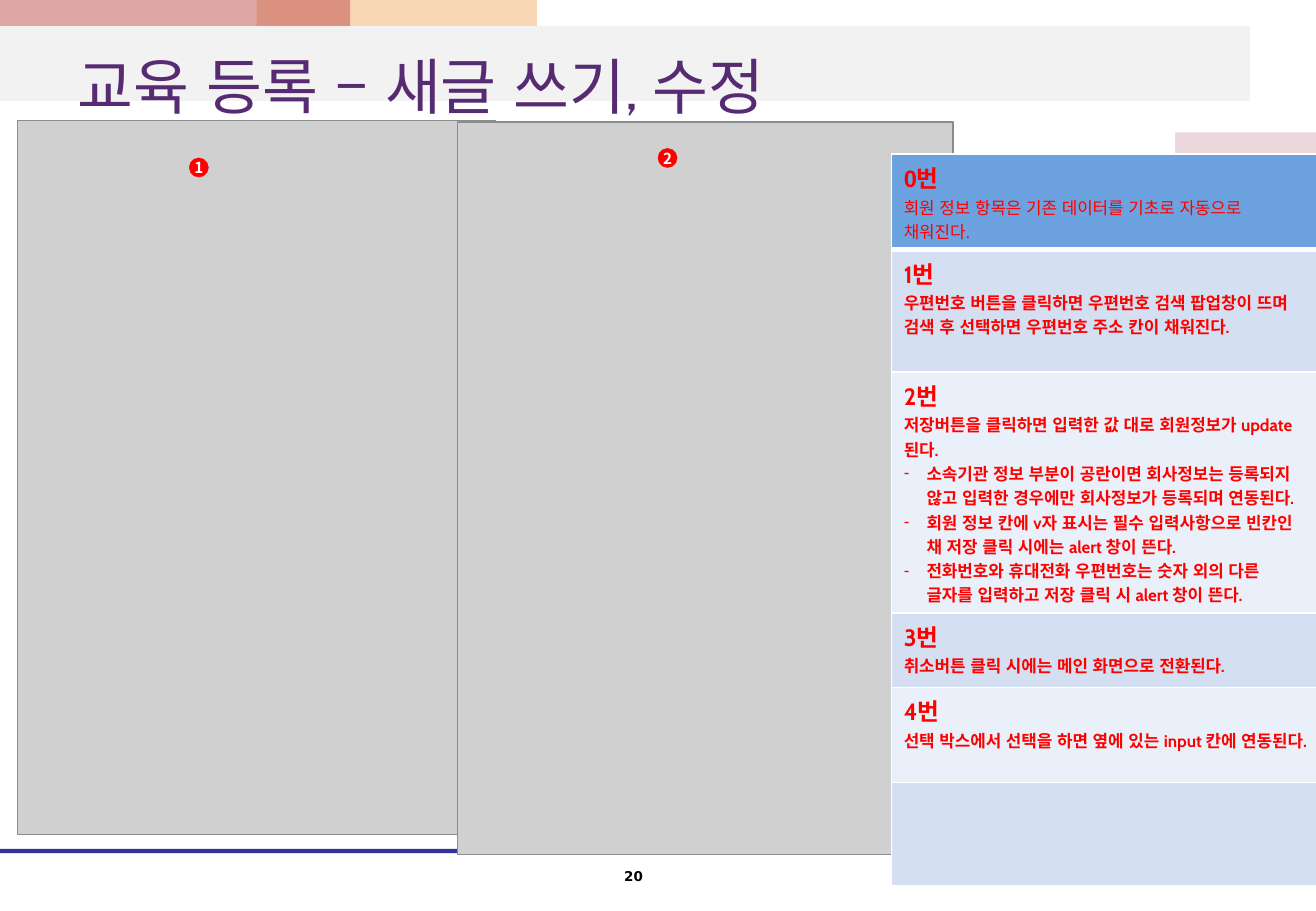
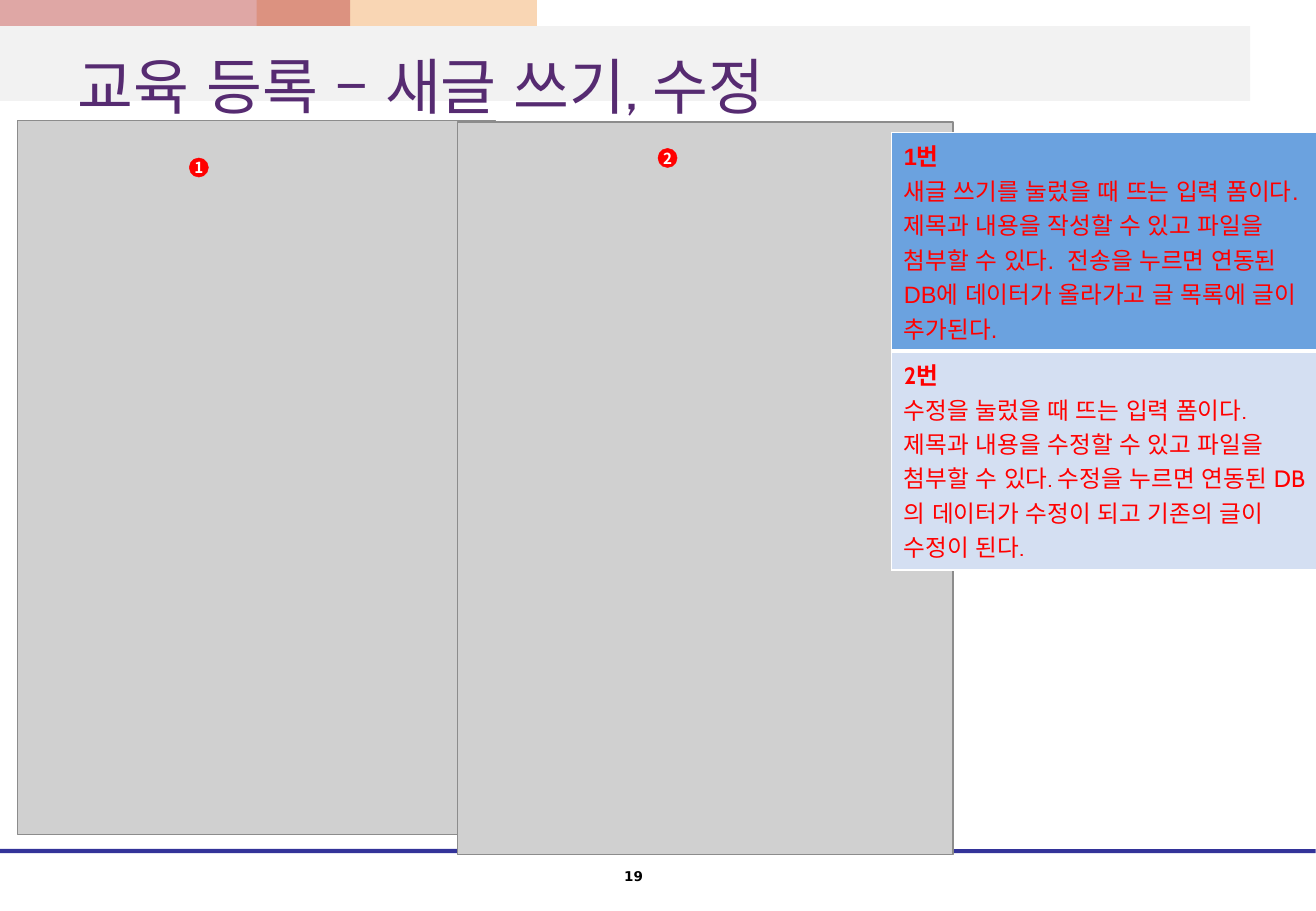
Before and after one commit to kshwang/javapj, a slide deck: slide 19 of 웹1팀_프로젝트_화면설계서.pptx (slide 20 before the commit). Drawn at 1316x911 pixels with LibreOffice and Linux fonts; fonts in the diff are those of the drawing; grey boxes stand for pictures. Boxes give left, top, right and bottom in pixels: in the first picture for what was removed or moved away, otherwise in the second. Text is boxed around its words. In the diff, an @@ line names an element or a change of style, - is before the commit and + after.

```diff
--- a/웹1팀_프로젝트_화면설계서.pptx
+++ b/웹1팀_프로젝트_화면설계서.pptx
@@ table at (891,132,1316,562) @@
-row 1: 0번 / 회원 정보 항목은 기존 데이터를 기초로 자동으로 채워진다.
-row 2: 1번 / 우편번호 버튼을 클릭하면 우편번호 검색 팝업창이 뜨며 검색 후 선택하면 우편번호 주소 칸이 채워진다.
-row 3: 2번 / 저장버튼을 클릭하면 입력한 값 대로 회원정보가 update된다. / 소속기관 정보 부분이 공란이면 회사정보는 등록되지 않고 입력한 경우에만 회사정보가 등록되며 연동된다. / 회원 정보 칸에 v자 표시는 필수 입력사항으로 빈칸인 채 저장 클릭 시에는 alert 창이 뜬다. / 전화번호와 휴대전화 우편번호는 숫자 외의 다른 글자를 입력하고 저장 클릭 시 alert 창이 뜬다.
-row 4: 3번 / 취소버튼 클릭 시에는 메인 화면으로 전환된다.
-row 5: 4번 / 선택 박스에서 선택을 하면 옆에 있는 input 칸에 연동된다.
-row 6: 
+row 1: 1번 / 새글 쓰기를 눌렀을 때 뜨는 입력 폼이다. 제목과 내용을 작성할 수 있고 파일을 첨부할 수 있다. 전송을 누르면 연동된 DB에 데이터가 올라가고 글 목록에 글이 추가된다.
+row 2: 2번 / 수정을 눌렀을 때 뜨는 입력 폼이다. 제목과 내용을 수정할 수 있고 파일을 첨부할 수 있다. 수정을 누르면 연동된 DB의 데이터가 수정이 되고 기존의 글이 수정이 된다.
@@ table: place and size @@
-table at (891,154,1316,856)
+table at (891,132,1316,562)
@@ page number at (624,871,643,882): text changed @@
-20
+19
```
Also in this commit, not shown: 10 other slides changed, 1 slide removed.
